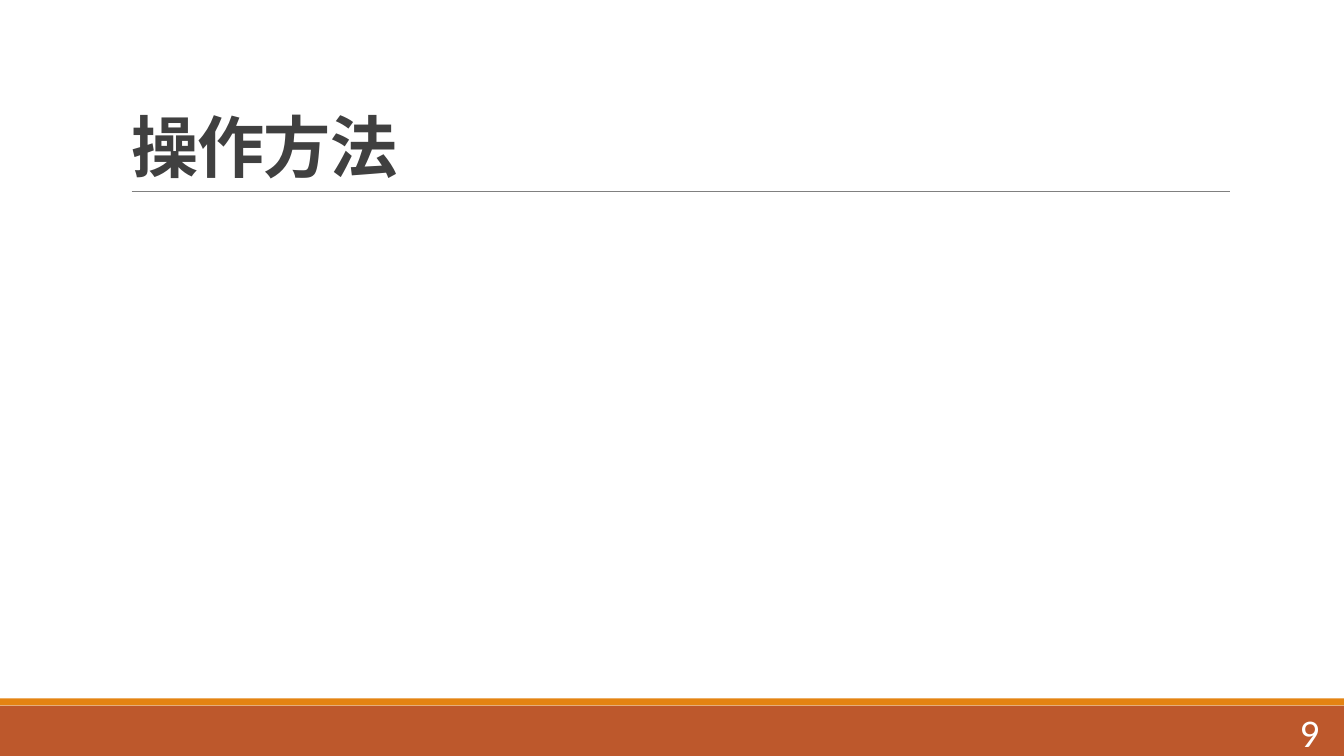
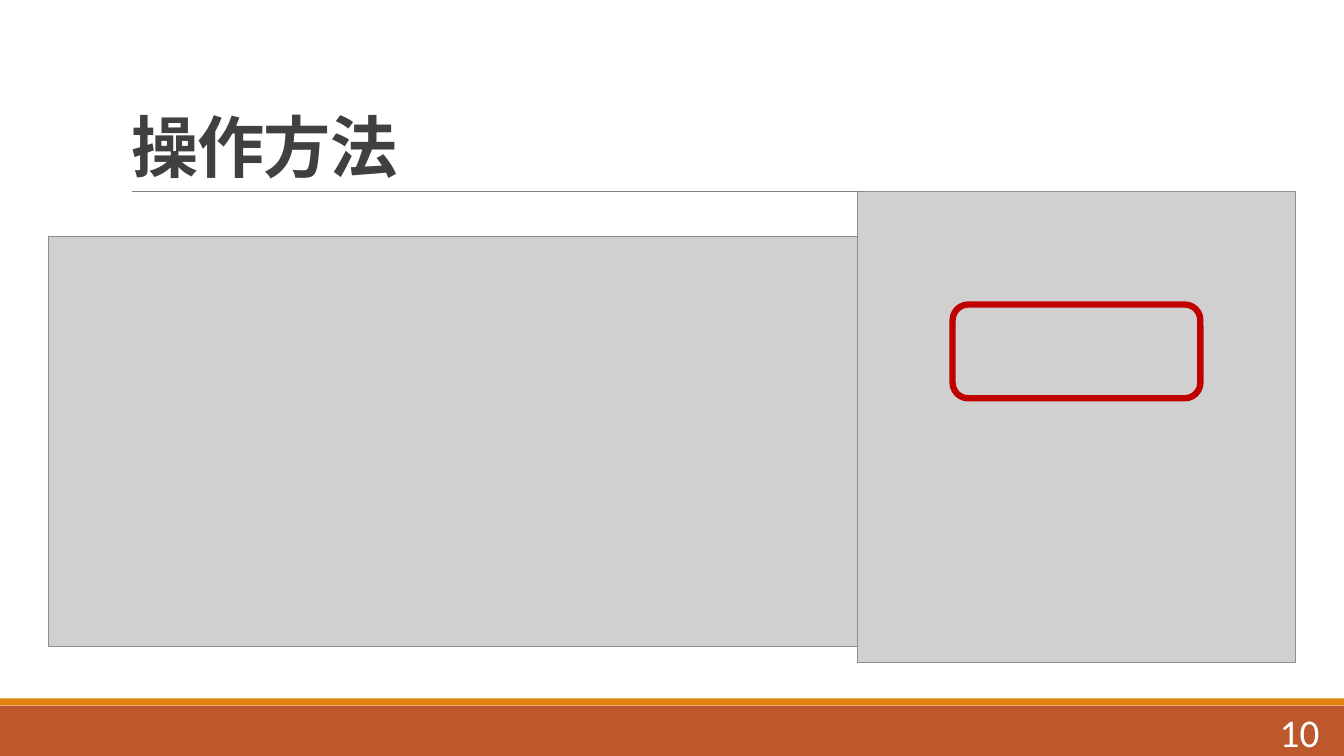
Before and after one commit to navy1634/Teach, a slide deck: slide 10 of Akinator/Akinator.pptx (slide 9 before the commit). Drawn at 1344x756 pixels with LibreOffice and Linux fonts; fonts in the diff are those of the drawing; grey boxes stand for pictures. Boxes give left, top, right and bottom in pixels: in the first picture for what was removed or moved away, otherwise in the second. Text is boxed around its words. In the diff, an @@ line names an element or a change of style, - is before the commit and + after.

```diff
--- a/Akinator/Akinator.pptx
+++ b/Akinator/Akinator.pptx
@@ picture added at <box>858,192,1297,662</box> @@
@@ picture added at <box>48,237,1296,647</box> @@
@@ rounded rectangle added at <box>953,304,1201,398</box>, outline #C00000 4.5 pt @@
@@ page number at <box>1280,721,1320,748</box>: text changed @@
-9
+10
```
Also in this commit, not shown: 14 other slides changed, 2 slides added, 2 other files.
